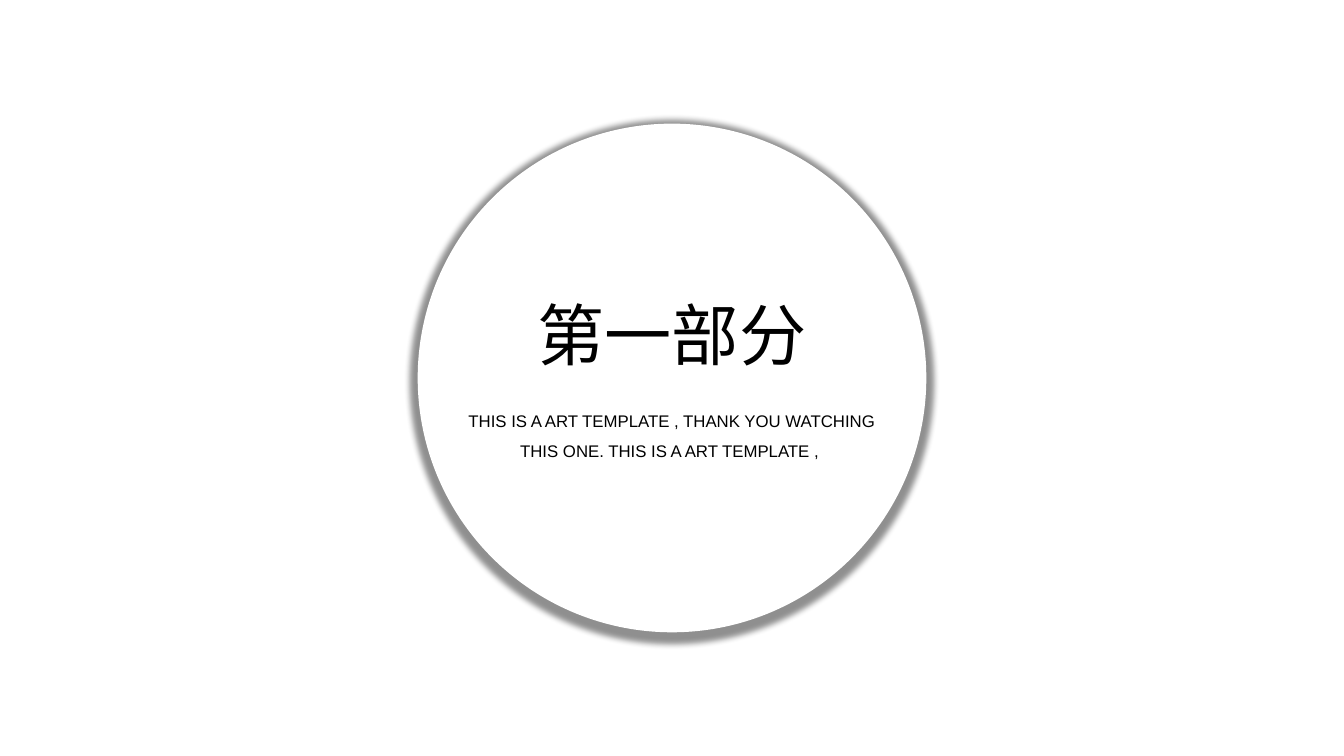
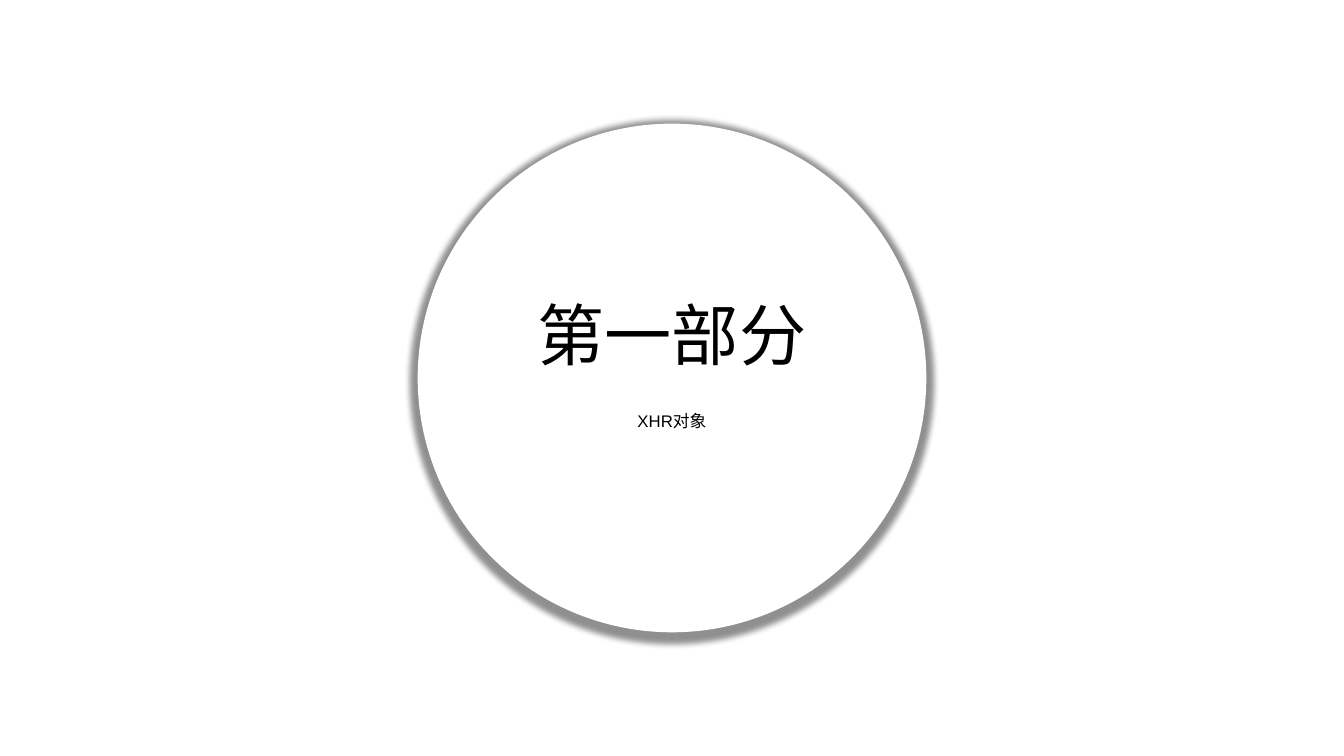
Before and after one commit to CowenZhengHao/ajax, a slide deck: slide 7 of 课件.pptx (slide 8 before the commit). Drawn at 1344x756 pixels with LibreOffice and Linux fonts; fonts in the diff are those of the drawing; background and template pictures are left out. Boxes give left, top, right and bottom in pixels: in the first picture for what was removed or moved away, otherwise in the second. Text is boxed around its words. In the diff, an @@ line names an element or a change of style, - is before the commit and + after.

```diff
--- a/课件.pptx
+++ b/课件.pptx
@@ text at (x1=637, y1=413, x2=706, y2=429): text changed @@
-THIS IS A ART TEMPLATE , THANK YOU WATCHING THIS ONE. THIS IS A ART TEMPLATE ,
+XHR对象
```
Also in this commit, not shown: 5 other slides changed, 1 slide added, 1 slide removed.
